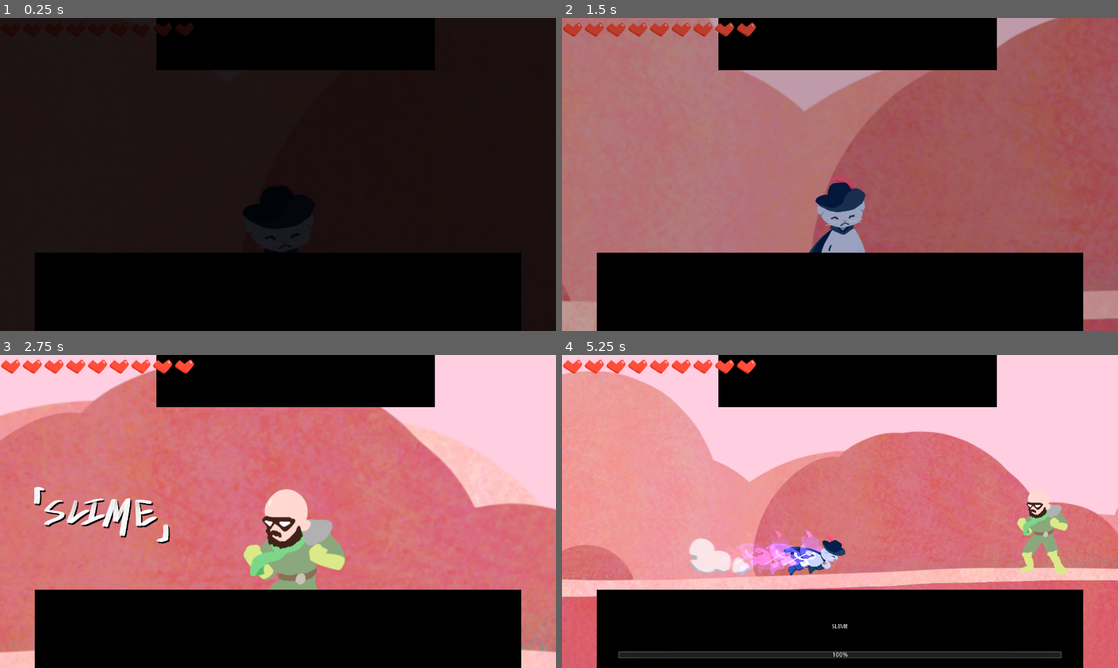
Above: before the commit, frames 1-4 (two rows, left to right).
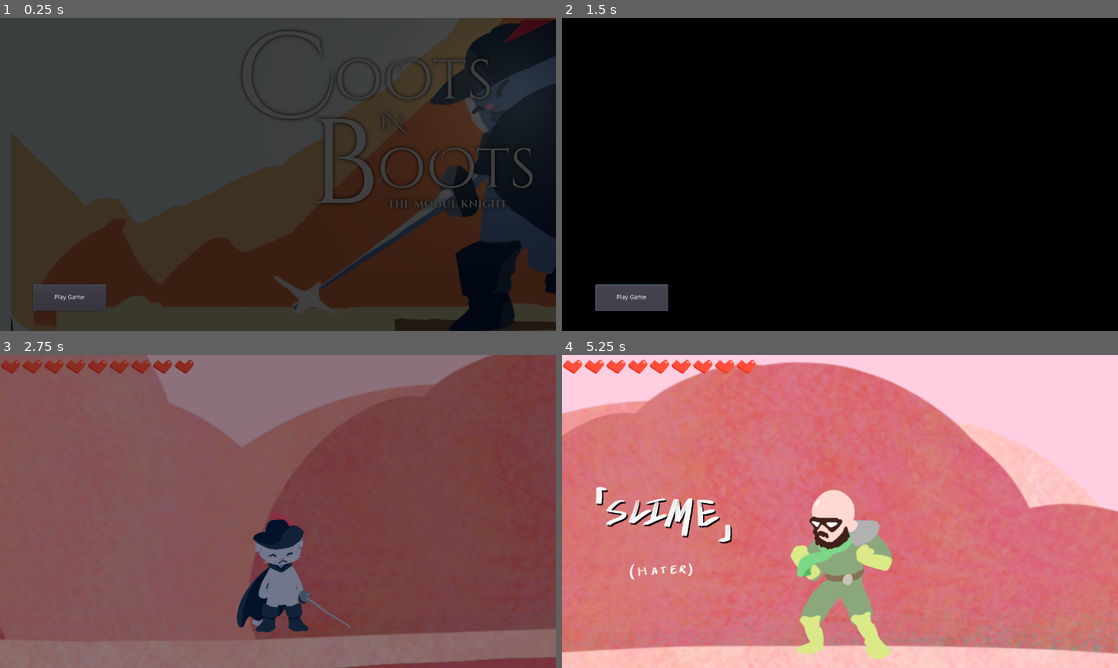
Above: after the commit, the same moments.

Repository: cyu2019/coots-game-proj
Game: Godot game, scene res://title-screen/title.tscn
The game is run twice, just before and just after one commit, with the same random seed, the same clock (stepped at 60 frames per second) and the same inputs. Before the commit the project starts from res://levels/test_slime.tscn. The engine's default icon, where the game draws it, is replaced by a stand-in: a white triangle on a blue panel in a dark square. Sound files missing from this copy of the repository are replaced by a short silence.
Inputs (mouse positions are in pixels of both pictures, inside the frame that each line leads up to):
- Up to frame 1 (0.25 s): no input
- Up to frame 2 (1.5 s): click (634, 296) at 0.5 s, where only the run after the commit has a clickable "Play Game"; click (634, 296) at 1.25 s, where only the run after the commit has a clickable "Play Game"
- Up to frame 3 (2.75 s): hold Right (move_right) from 2.03 s (still down); tap K (attack) at 2.1 s; tap Space (jump) at 2.27 s
- Up to frame 4 (5.25 s): tap Shift (dash) at 2.85, 5.1 s; tap Space (jump) at 3.02, 4.52 s; release Right (move_right) at 3.53 s; hold A (move_left) 3.53-4.28 s; tap F (interact) at 3.6 s; hold Right (move_right) from 4.28 s (still down); tap K (attack) at 4.35 s

The runs differ from the first frame. In frame 1, 89% of the frame differs, in the area x 0-100%, y 0-100%; in frame 2, 71%; in frame 3, 100%; in frame 4, 69%.

Commit message:
title screen

Diff:
--- a/project.godot
+++ b/project.godot
@@ -11,7 +11,7 @@
 [application]
 
 config/name="Coots-game-proj"
-run/main_scene="res://levels/test_slime.tscn"
+run/main_scene="res://title-screen/title.tscn"
 config/icon="res://icon.png"
 
 [autoload]
@@ -28,6 +28,7 @@
 display=false
 physics=false
 phys=false
+scene=false
 
 [importer_defaults]
 
--- /dev/null
+++ b/title-screen/TitleScreenParallax.gd
@@ -0,0 +1,20 @@
+extends ParallaxBackground
+
+
+# Declare member variables here. Examples:
+# var a = 2
+# var b = "text"
+
+
+# Called when the node enters the scene tree for the first time.
+func _ready():
+	pass # Replace with function body.
+
+
+# Called every frame. 'delta' is the elapsed time since the previous frame.
+func _process(delta):
+	#scale.x = get_viewport().size.x / 1920
+	#scale.y = get_viewport().size.y / 1080
+	#offset.x = scale.x * 1920 / 2
+	#offset.y = scale.y * 1080 / 2
+	pass
--- /dev/null
+++ b/title-screen/title.gd
@@ -0,0 +1,39 @@
+extends Node2D
+
+
+# Declare member variables here. Examples:
+# var a = 2
+# var b = "text"
+
+var black
+
+var fade_out = false
+var fade_in = true
+
+# Called when the node enters the scene tree for the first time.
+func _ready():
+	pass # Replace with function body.
+	OS.window_maximized = true
+
+	black = $UI.get_node("Black")
+
+
+
+# Called every frame. 'delta' is the elapsed time since the previous frame.
+func _process(delta):
+	$Camera2D.zoom.x = 1920 / get_viewport().size.x
+	$Camera2D.zoom.y = 1080 / get_viewport().size.y
+	$Camera2D.position = lerp($Camera2D.position, Vector2.ZERO, delta)
+	if fade_in:
+		black.modulate.a -= delta
+		if black.modulate.a <= 0:
+			fade_in = false
+			black.visible = false
+	elif fade_out:
+		black.modulate.a += delta
+		if black.modulate.a >= 1.5:
+			get_tree().change_scene("res://levels/test_slime.tscn")
+func _on_Button_pressed():
+	fade_out = true
+	black.visible = true
+	fade_in = false
--- /dev/null
+++ b/title-screen/title.tscn
@@ -0,0 +1,114 @@
+[gd_scene load_steps=18 format=2]
+
+[ext_resource path="res://title-screen/layers/title-bg_0011_Background.png" type="Texture" id=1]
+[ext_resource path="res://title-screen/layers/title-bg_0005_bg-layer-2.png" type="Texture" id=2]
+[ext_resource path="res://title-screen/layers/title-bg_0004_bg-layer-1.png" type="Texture" id=3]
+[ext_resource path="res://title-screen/layers/title-bg_0002_Layer-6.png" type="Texture" id=4]
+[ext_resource path="res://title-screen/layers/title-bg_0000s_0000s_0001_cape.png" type="Texture" id=5]
+[ext_resource path="res://title-screen/layers/title-bg_0000s_0000s_0000_cape.png" type="Texture" id=6]
+[ext_resource path="res://title-screen/layers/title-bg_0000s_0000s_0002_cape.png" type="Texture" id=7]
+[ext_resource path="res://title-screen/layers/title-bg_0000_logo.png" type="Texture" id=8]
+[ext_resource path="res://title-screen/layers/title-bg_0003_floor-shadow.png" type="Texture" id=9]
+[ext_resource path="res://title-screen/layers/title-bg_0001_light.png" type="Texture" id=10]
+[ext_resource path="res://title-screen/TitleScreenParallax.gd" type="Script" id=11]
+[ext_resource path="res://ui/FitScreen.gd" type="Script" id=12]
+[ext_resource path="res://ui/black.png" type="Texture" id=13]
+[ext_resource path="res://title-screen/title.gd" type="Script" id=14]
+[ext_resource path="res://music/coots-game-title-sequence.ogg" type="AudioStream" id=15]
+
+[sub_resource type="SpriteFrames" id=1]
+animations = [ {
+"frames": [ ExtResource( 6 ), ExtResource( 5 ), ExtResource( 7 ) ],
+"loop": true,
+"name": "default",
+"speed": 5.0
+} ]
+
+[sub_resource type="CanvasItemMaterial" id=2]
+blend_mode = 1
+
+[node name="TitleScreen" type="Node2D"]
+script = ExtResource( 14 )
+
+[node name="Camera2D" type="Camera2D" parent="."]
+position = Vector2( -500, 0 )
+current = true
+
+[node name="ParallaxBackground" type="ParallaxBackground" parent="."]
+script = ExtResource( 11 )
+
+[node name="ParallaxLayer" type="ParallaxLayer" parent="ParallaxBackground"]
+motion_scale = Vector2( 0, 0 )
+
+[node name="Sprite" type="Sprite" parent="ParallaxBackground/ParallaxLayer"]
+scale = Vector2( 10, 10 )
+texture = ExtResource( 1 )
+
+[node name="ParallaxLayer2" type="ParallaxLayer" parent="ParallaxBackground"]
+motion_scale = Vector2( 0.1, 0.1 )
+
+[node name="Sprite" type="Sprite" parent="ParallaxBackground/ParallaxLayer2"]
+texture = ExtResource( 2 )
+
+[node name="ParallaxLayer3" type="ParallaxLayer" parent="ParallaxBackground"]
+motion_scale = Vector2( 0.3, 0.3 )
+
+[node name="Sprite" type="Sprite" parent="ParallaxBackground/ParallaxLayer3"]
+texture = ExtResource( 3 )
+
+[node name="ParallaxLayer6" type="ParallaxLayer" parent="ParallaxBackground"]
+motion_scale = Vector2( 0.5, 0.5 )
+
+[node name="Sprite" type="Sprite" parent="ParallaxBackground/ParallaxLayer6"]
+position = Vector2( 0, 489.5 )
+scale = Vector2( 1, 1.56383 )
+texture = ExtResource( 9 )
+
+[node name="ParallaxLayer5" type="ParallaxLayer" parent="ParallaxBackground"]
+
+[node name="Sprite" type="Sprite" parent="ParallaxBackground/ParallaxLayer5"]
+position = Vector2( 180, 5 )
+texture = ExtResource( 4 )
+
+[node name="AnimatedSprite" type="AnimatedSprite" parent="ParallaxBackground/ParallaxLayer5"]
+frames = SubResource( 1 )
+playing = true
+
+[node name="ParallaxLayer7" type="ParallaxLayer" parent="ParallaxBackground"]
+motion_scale = Vector2( 1.5, 1 )
+
+[node name="Sprite" type="Sprite" parent="ParallaxBackground/ParallaxLayer7"]
+self_modulate = Color( 1, 1, 1, 0.498039 )
+material = SubResource( 2 )
+position = Vector2( 168, -133 )
+texture = ExtResource( 10 )
+
+[node name="ParallaxLayer4" type="ParallaxLayer" parent="ParallaxBackground"]
+motion_scale = Vector2( 2, 1 )
+
+[node name="Sprite" type="Sprite" parent="ParallaxBackground/ParallaxLayer4"]
+position = Vector2( -399, -191 )
+texture = ExtResource( 8 )
+
+[node name="UI" type="CanvasLayer" parent="."]
+
+[node name="Black" type="TextureRect" parent="UI"]
+margin_right = 227.0
+margin_bottom = 147.0
+texture = ExtResource( 13 )
+script = ExtResource( 12 )
+
+[node name="Button" type="Button" parent="UI"]
+anchor_top = 1.0
+anchor_bottom = 1.0
+margin_left = 77.0
+margin_top = -107.0
+margin_right = 244.0
+margin_bottom = -46.0
+text = "Play Game"
+
+[node name="AudioStreamPlayer" type="AudioStreamPlayer" parent="."]
+stream = ExtResource( 15 )
+autoplay = true
+
+[connection signal="pressed" from="UI/Button" to="." method="_on_Button_pressed"]
--- a/ui/UI.gd
+++ b/ui/UI.gd
@@ -47,7 +47,11 @@
 	$BossHealth.value = 100
 	Globals.camera.zoom = Vector2(0.3,0.3)
 	Globals.player.connect("health_changed", self, "_on_health_change")
-	OS.window_maximized = true
+
+	$MainDialogueBG.visible = false
+	$MainDialogue.visible = false
+	$SecondaryDialogueBG.visible = false
+	$SecondaryDialogue.visible = false
 func _on_health_change(amt):
 	health += amt
 
--- a/ui/UI.tscn
+++ b/ui/UI.tscn
@@ -221,35 +221,54 @@
 bbcode_text = "[center]name[/center]"
 text = "name"
 
-[node name="FirstDialogue" type="CanvasLayer" parent="."]
-
-[node name="Background" type="TextureRect" parent="FirstDialogue"]
-margin_left = 80.0
-margin_top = 540.0
-margin_right = 1232.0
-margin_bottom = 1188.0
+[node name="MainDialogueBG" type="TextureRect" parent="."]
+self_modulate = Color( 1, 1, 1, 0.403922 )
+anchor_left = 0.5
+anchor_top = 1.0
+anchor_right = 0.5
+anchor_bottom = 1.0
+margin_left = -553.0
+margin_top = -193.0
+margin_right = 599.0
+margin_bottom = 455.0
 rect_scale = Vector2( 0.972, 0.278 )
 texture = ExtResource( 24 )
 
-[node name="MainDialogue" type="Label" parent="FirstDialogue"]
-margin_left = 80.0
-margin_top = 540.0
-margin_right = 1200.0
-margin_bottom = 720.0
-
-[node name="SecondDialogue" type="CanvasLayer" parent="."]
-
-[node name="Background" type="TextureRect" parent="SecondDialogue"]
-margin_left = 360.0
-margin_right = 1512.0
+[node name="MainDialogue" type="Label" parent="."]
+anchor_left = 0.5
+anchor_top = 1.0
+anchor_right = 0.5
+anchor_bottom = 1.0
+margin_left = -534.0
+margin_top = -179.0
+margin_right = 551.0
+margin_bottom = -32.0
+
+[node name="SecondaryDialogueBG" type="TextureRect" parent="."]
+modulate = Color( 1, 1, 1, 0.380392 )
+anchor_left = 0.5
+anchor_right = 0.5
+margin_left = -320.0
+margin_right = 832.0
 margin_bottom = 648.0
-rect_scale = Vector2( 0.556, 0.185 )
+rect_scale = Vector2( 0.556, 0.15 )
 texture = ExtResource( 24 )
 
-[node name="SecondaryDialogue" type="Label" parent="SecondDialogue"]
-margin_left = 360.0
-margin_right = 1000.0
-margin_bottom = 120.0
+[node name="SecondaryDialogue" type="Label" parent="."]
+anchor_left = 0.5
+anchor_right = 0.5
+margin_left = -305.0
+margin_top = 20.0
+margin_right = 304.0
+margin_bottom = 78.0
+
+[node name="DialogueScrollTimer" type="Timer" parent="."]
+wait_time = 0.05
+autostart = true
+
+[node name="SecondaryDialogueScrollTimer" type="Timer" parent="."]
+wait_time = 0.05
+autostart = true
 
 [connection signal="pressed" from="PauseMenu/QuitButton" to="PauseMenu" method="close_game"]
 [connection signal="timeout" from="IntroTimer" to="." method="_on_IntroTimer_timeout"]
Binary file added: title-screen/layers/title-bg_0000_logo.png
Not shown, added: title-screen/layers/title-bg_0000_logo.png.import
Binary file added: title-screen/layers/title-bg_0000s_0000s_0000_cape.png
Not shown, added: title-screen/layers/title-bg_0000s_0000s_0000_cape.png.import
Binary file added: title-screen/layers/title-bg_0000s_0000s_0001_cape.png
Not shown, added: title-screen/layers/title-bg_0000s_0000s_0001_cape.png.import
Binary file added: title-screen/layers/title-bg_0000s_0000s_0002_cape.png
Not shown, added: title-screen/layers/title-bg_0000s_0000s_0002_cape.png.import
Binary file added: title-screen/layers/title-bg_0001_light.png
Not shown, added: title-screen/layers/title-bg_0001_light.png.import
Binary file added: title-screen/layers/title-bg_0002_Layer-6.png
Not shown, added: title-screen/layers/title-bg_0002_Layer-6.png.import
(and 8 more such lines)
